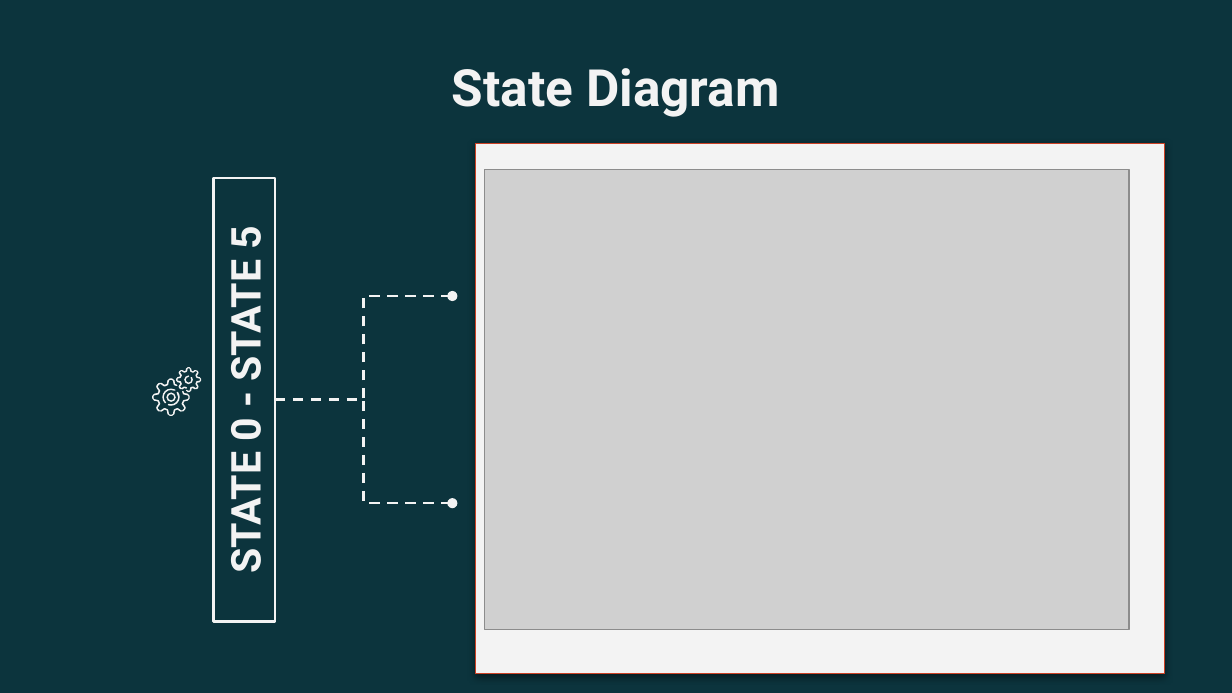
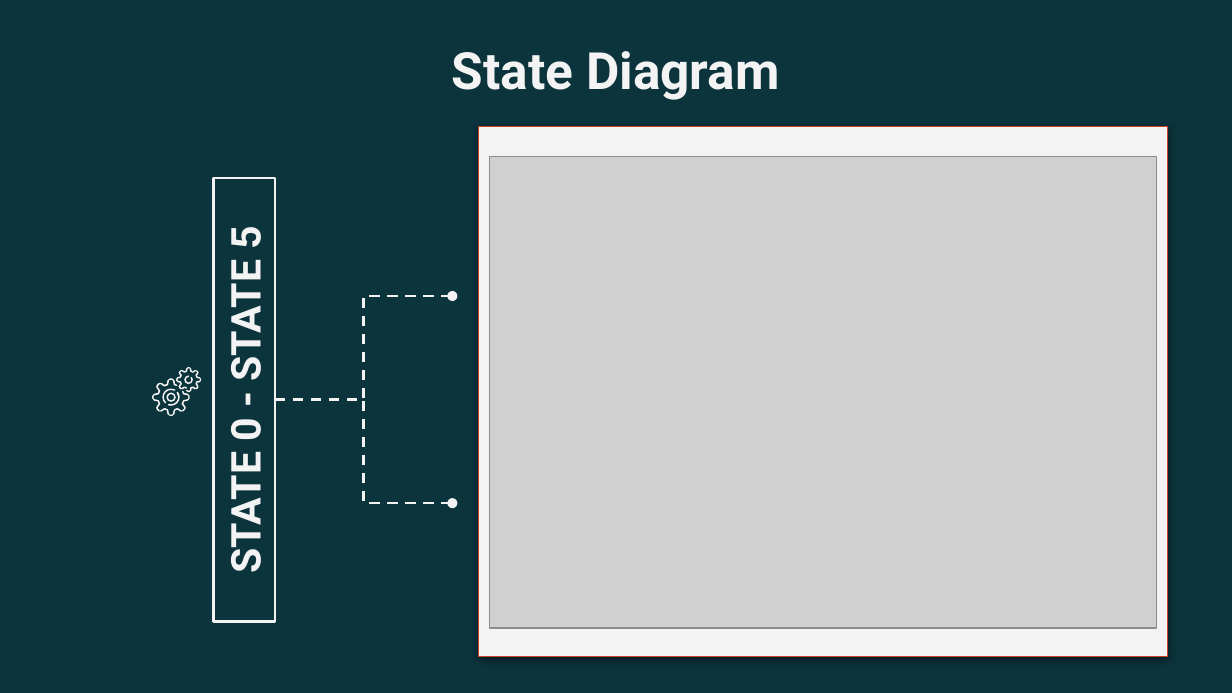
Before and after one commit to varrel123/Digital-Marine-Debris-Remover-Machine---A9, a slide deck: slide 5 of PPT_A9_Digital Marine Debris Remover Machine.pptx. Drawn at 1232x693 pixels with LibreOffice and Linux fonts; fonts in the diff are those of the drawing; grey boxes stand for pictures; background and template pictures are left out. Boxes give left, top, right and bottom in pixels: in the first picture for what was removed or moved away, otherwise in the second. Text is boxed around its words. In the diff, an @@ line names an element or a change of style, - is before the commit and + after.

```diff
--- a/PPT_A9_Digital Marine Debris Remover Machine.pptx
+++ b/PPT_A9_Digital Marine Debris Remover Machine.pptx
@@ title "State Diagram": place and size @@
-title "State Diagram" at box(452, 68, 780, 117)
+title "State Diagram" at box(452, 51, 780, 100)
@@ rectangle: place and size @@
-rectangle at box(476, 144, 1164, 674)
+rectangle at box(479, 127, 1168, 657)
@@ picture: place and size @@
-picture at box(484, 170, 1129, 631)
+picture at box(489, 156, 1157, 628)
```
Also in this commit, not shown: 7 other slides changed, 7 other files.
